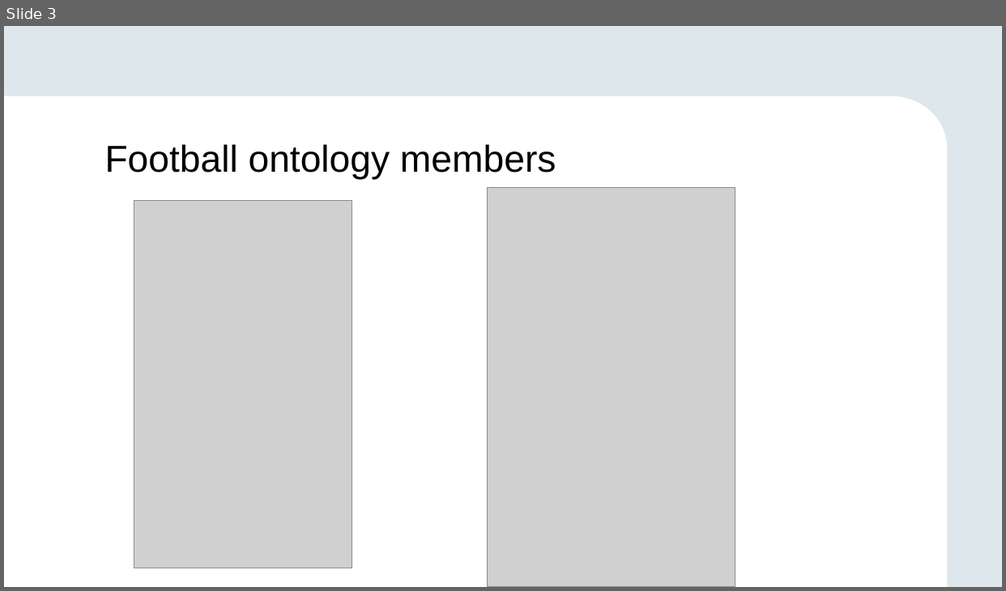
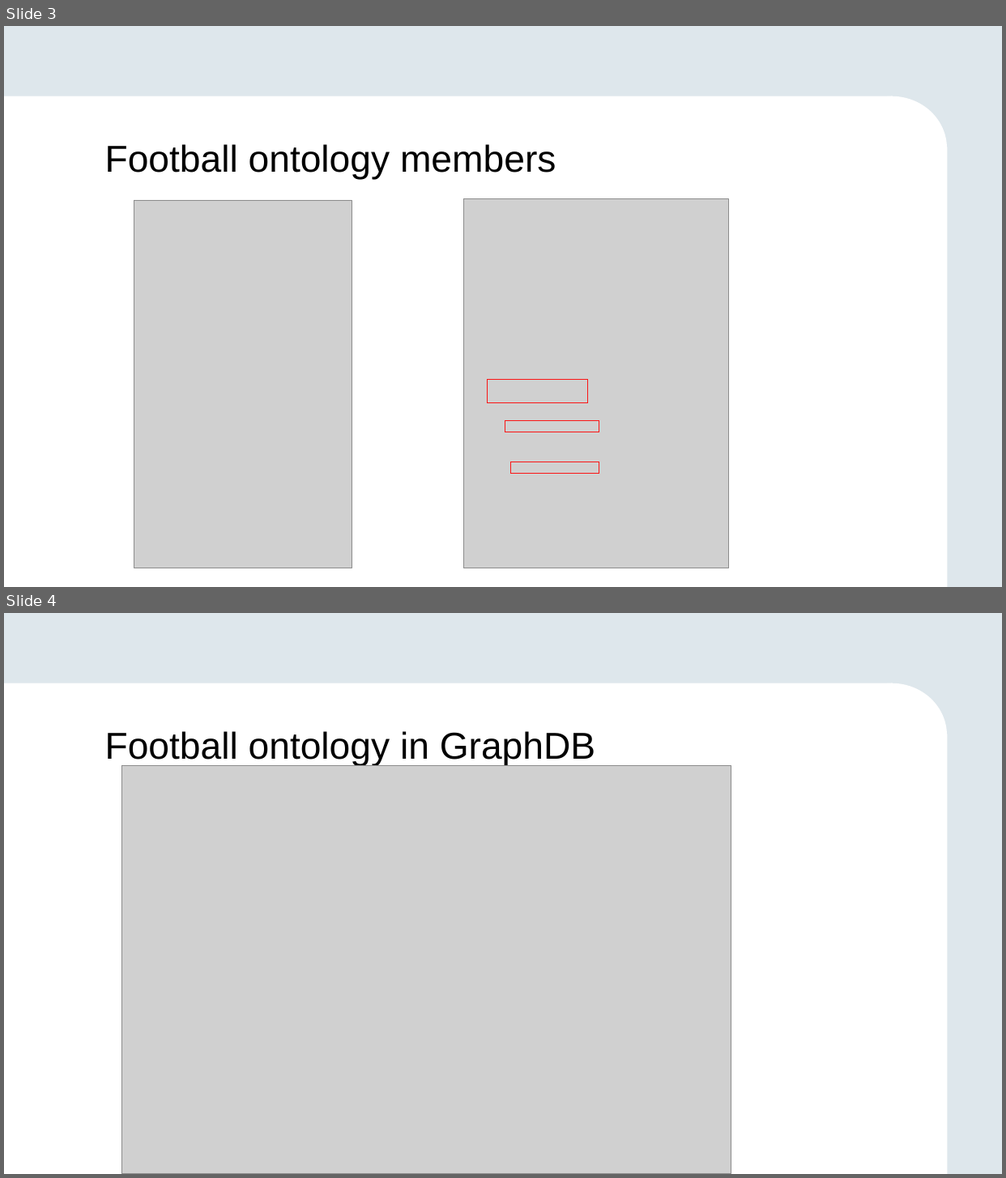
Before and after one commit to GreenfishK/SAIKS, a slide deck: Presentations/SAIKS Assignment final.pptx. Shown one above the other, each under a label of ours: slide 3 before the commit, slides 3 and 4 after it. The pictures are 1006x591 and 1006x1178 pixels, drawn with LibreOffice and Linux fonts; fonts in the diff are those of the drawing; grey boxes stand for pictures; background and template pictures are left out. Boxes give left, top, right and bottom in pixels: in the first picture for what was removed or moved away, otherwise in the second. Text is boxed around its words. In the diff, an @@ line names an element or a change of style, - is before the commit and + after.

```diff
--- a/Presentations/SAIKS Assignment final.pptx
+++ b/Presentations/SAIKS Assignment final.pptx
@@ slide 4 added at (x1=4, y1=613, x2=1002, y2=1174), background #DEE7EC; not listed: 3 template elements that a slide beside it also shows @@
@@ text added at (x1=105, y1=731, x2=595, y2=767), 36 pt, text #000000 @@
+Football ontology in GraphDB
@@ picture added at (x1=121, y1=766, x2=731, y2=1174) @@
@@ slide 3 changed as well @@
@@ picture resized from (x1=488, y1=188, x2=735, y2=587) to (x1=463, y1=199, x2=729, y2=569) @@
@@ rectangle added at (x1=488, y1=379, x2=588, y2=403), outline #FF0000 0.75 pt @@
@@ rectangle added at (x1=505, y1=421, x2=599, y2=433), outline #FF0000 0.75 pt @@
@@ rectangle added at (x1=511, y1=463, x2=599, y2=475), outline #FF0000 0.75 pt @@
```
Also in this commit, not shown: 1 other slide changed, 1 other slide added, 3 slides removed.
